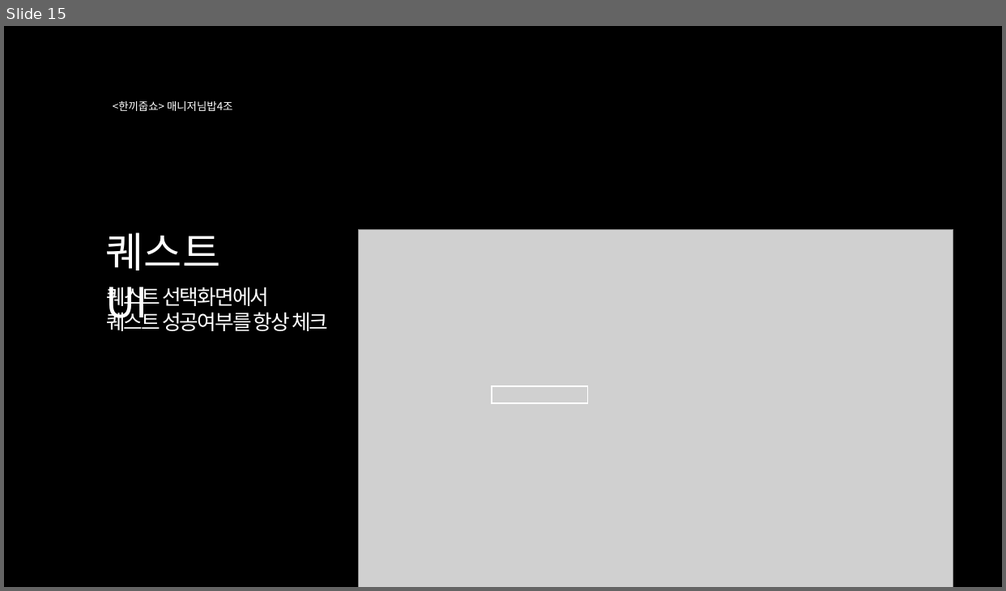
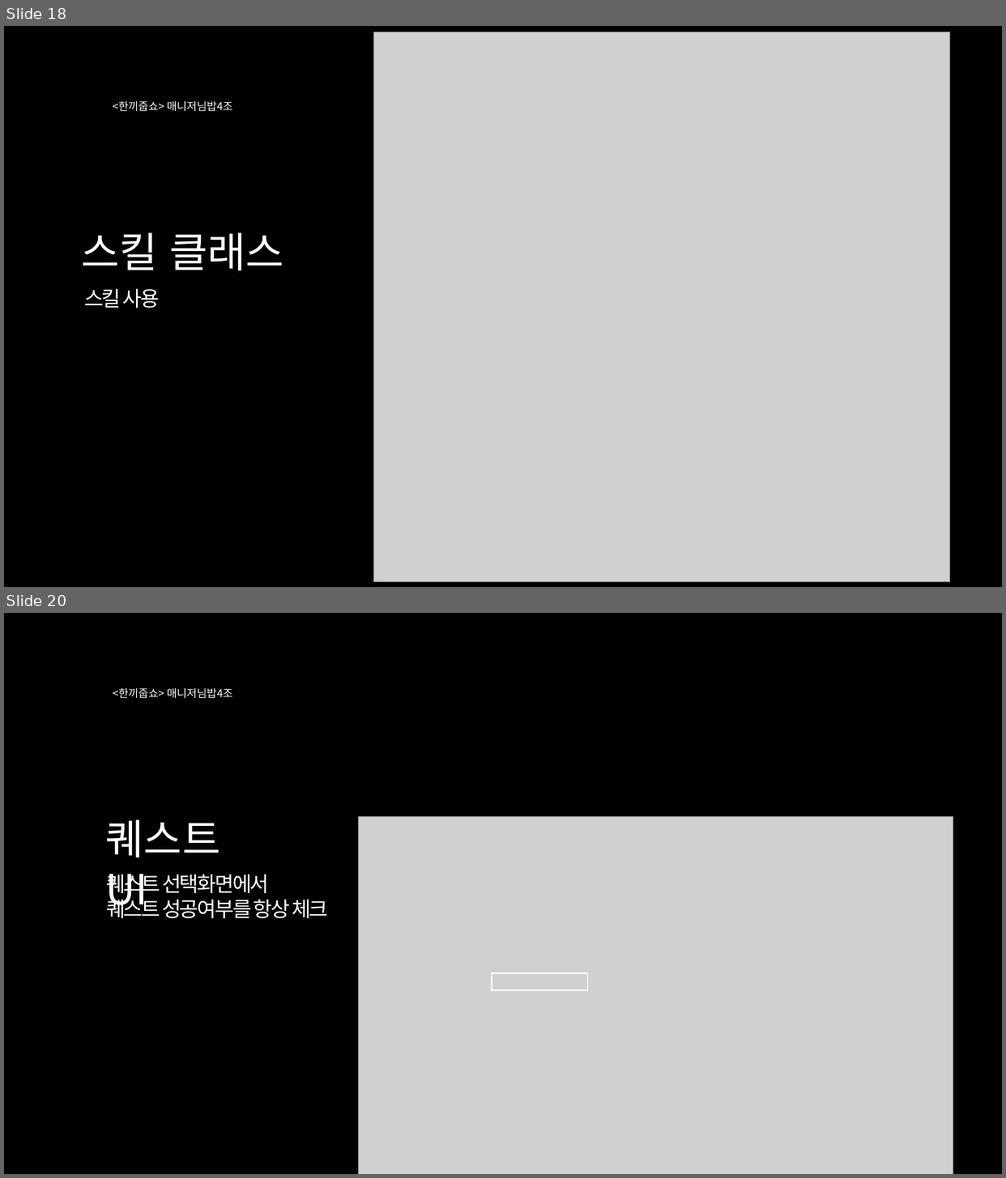
Before and after one commit to LI-JiYoon/TxtRPG, a slide deck: PPT/한끼줍쇼v2 (던전, 퀘스트 내용 추가).pptx. Shown one above the other, each under a label of ours: slide 15 before the commit, slides 18 and 20 after it; the slides between them are not shown. The pictures are 1006x591 and 1006x1178 pixels, drawn with LibreOffice and Linux fonts; fonts in the diff are those of the drawing; grey boxes stand for pictures. Boxes give left, top, right and bottom in pixels: in the first picture for what was removed or moved away, otherwise in the second. Text is boxed around its words. In the diff, an @@ line names an element or a change of style, - is before the commit and + after.

```diff
--- a/PPT/한끼줍쇼v2 (던전, 퀘스트 내용 추가).pptx
+++ b/PPT/한끼줍쇼v2 (던전, 퀘스트 내용 추가).pptx
@@ slide 18 added at bbox=[4, 26, 1002, 587], background #000000 @@
@@ picture added at bbox=[374, 32, 950, 582] @@
@@ text added at bbox=[113, 101, 232, 111], 10.5 pt, text #FFFFFF @@
+<한끼줍쇼> 매니저님밥4조
@@ text added at bbox=[82, 233, 284, 271], 40 pt, text #FFFFFF @@
+스킬 클래스
@@ text added at bbox=[84, 288, 159, 308], 20 pt, text #FFFFFF @@
+스킬 사용
@@ what was slide 15 is now slide 20 @@
```
Also in this commit, not shown: 3 slides changed, 3 other slides added.
